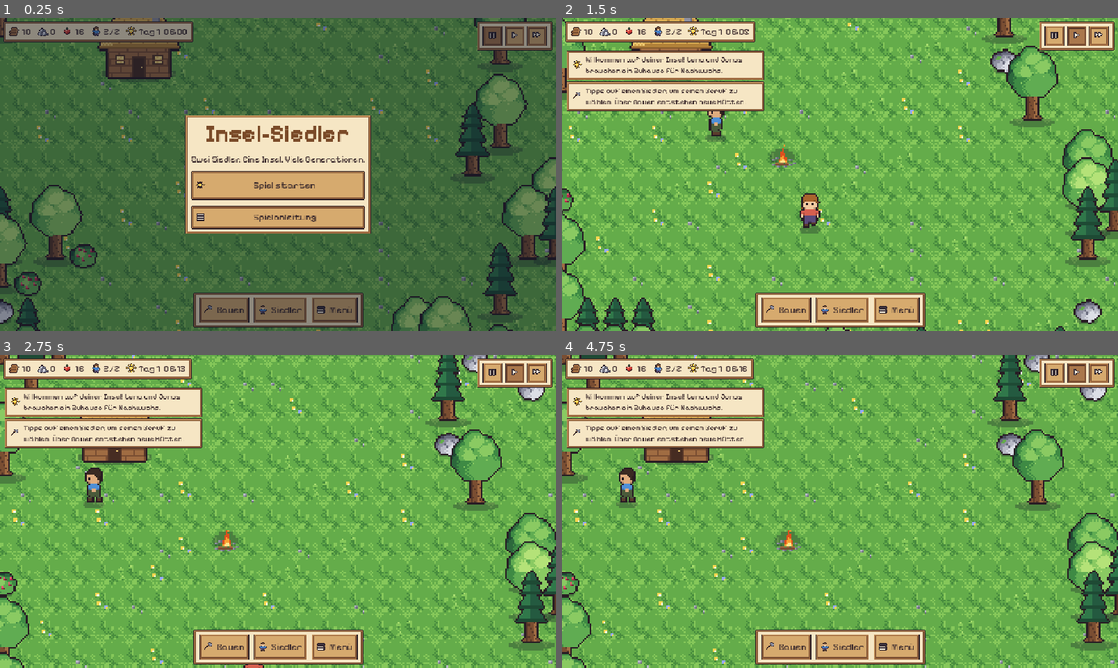
Above: before the commit, frames 1-4 (two rows, left to right).
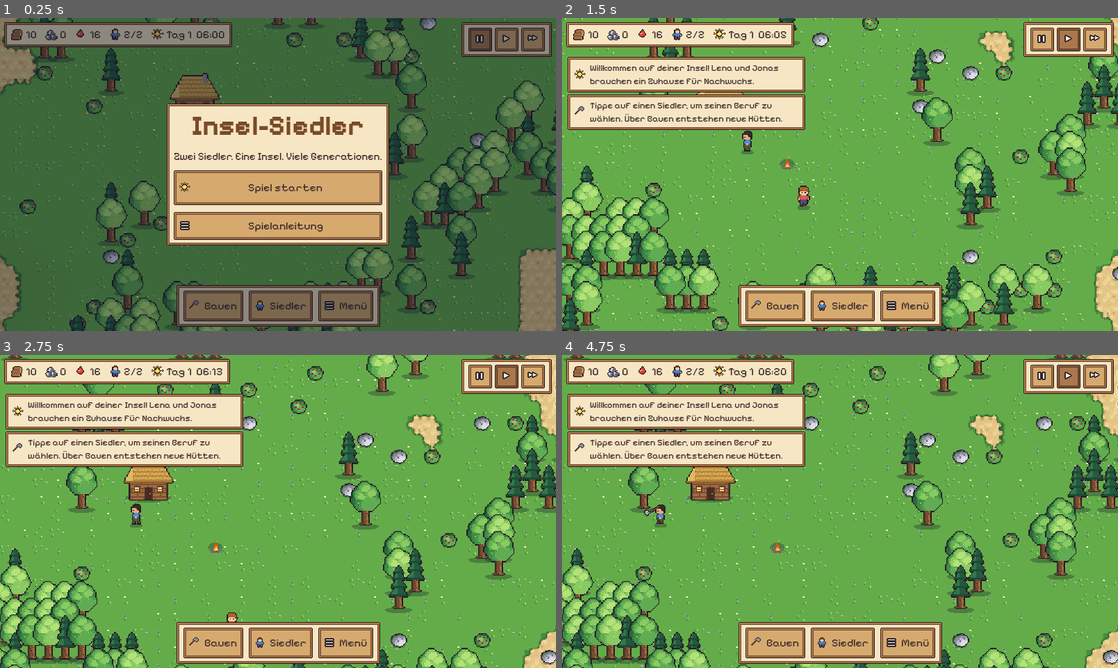
Above: after the commit, the same moments.

Repository: roderichpralle-a11y/New_World
Game: Godot game, scene res://scenes/main.tscn
Same seed, same stepped clock (60 frames per second), same inputs: the game is played once before the commit and once after it.
Inputs (mouse positions are in pixels of both pictures, inside the frame that each line leads up to):
- Up to frame 1 (0.25 s): no input
- Up to frame 2 (1.5 s): click "Spiel starten" at 0.5 s; move the mouse to (962, 158) at 1.27 s; hold D from 1.28 s (still down); click (962, 158) at 1.42 s
- Up to frame 3 (2.75 s): release D at 2 s; drag from (166, 527) to (250, 574) at 2.02 s
- Up to frame 4 (4.75 s): click (1056, 373) at 2.77 s; click (1040, 376) at 3.52 s; click (1079, 373) at 4.27 s

The runs differ from the first frame. In frame 1, 38% of the frame differs, in the area x 0-100%, y 0-100%; in frame 2, 53%; in frame 3, 51%; in frame 4, 51%.

Commit message:
Handy-Oberfläche, Nacht schneller, ruhigere Graskacheln
Co-Authored-By: Claude Opus 5.5 (1M context) <noreply@anthropic.com>
Claude-Session: https://claude.ai/code/session_0185KDJ9VJ211TPHXfBbvXpk

Diff:
--- a/data/balance.json
+++ b/data/balance.json
@@ -1,7 +1,8 @@
 {
   "day_length": 240.0,
-  "night_start": 0.78,
-  "night_end": 0.06,
+  "night_speedup": 2.0,
+  "night_start": 0.84,
+  "night_end": 0.18,
   "hunger_per_day": 60.0,
   "eat_below": 50.0,
   "eat_until": 92.0,
--- a/scripts/autoload/game.gd
+++ b/scripts/autoload/game.gd
@@ -87,7 +87,9 @@
 		return
 	# delta ist bereits mit Engine.time_scale skaliert
 	if speed > 0:
-		time_days += delta / float(Data.bal("day_length"))
+		# Naechte vergehen schneller, damit das Warten nicht langweilt
+		var mult := float(Data.bal("night_speedup", 1.0)) if is_night() else 1.0
+		time_days += delta * mult / float(Data.bal("day_length"))
 		if day() != _last_day:
 			_last_day = day()
 			day_started.emit(_last_day)
--- a/scripts/entities/building.gd
+++ b/scripts/entities/building.gd
@@ -230,7 +230,7 @@
 		var target: float = world.night_factor() if complete else 0.0
 		var flicker := 1.0 + (sin(_anim_t * 13.0) * 0.06 + sin(_anim_t * 7.3) * 0.05 if type == "lagerfeuer" else 0.0)
 		_anim_t += 0.0 if type == "lagerfeuer" else delta
-		_light.energy = target * (1.1 if type == "lagerfeuer" else 0.7) * flicker
+		_light.energy = target * (0.75 if type == "lagerfeuer" else 0.45) * flicker
 		_light.visible = _light.energy > 0.02
 	if is_ground() and complete and farm_state == "growing":
 		if Game.time_days - farm_time >= float(farm_def().grow_days):
--- a/scripts/main.gd
+++ b/scripts/main.gd
@@ -7,6 +7,8 @@
 
 
 func _ready() -> void:
+	get_window().size_changed.connect(_update_ui_scale)
+	_update_ui_scale()
 	camera = GameCamera.new()
 	add_child(camera)
 	camera.make_current()
@@ -96,6 +98,25 @@
 	world.settlers[1].set_job("baumeister")
 
 
+## Kleine Bildschirme (Handy) bekommen eine groessere Oberflaeche:
+## die kurze Bildschirmseite entspricht 400 bis 540 virtuellen Pixeln.
+func _update_ui_scale() -> void:
+	var win := get_window()
+	var px := Vector2(win.size)
+	if px.x < 2 or px.y < 2:
+		return
+	var dpr := DisplayServer.screen_get_scale()
+	if dpr <= 0.0:
+		dpr = 1.0
+	var css := px / dpr
+	var short_css: float = min(css.x, css.y)
+	var virt_short: float = clamp(short_css, 400.0, 540.0)
+	var s: float = min(px.x, px.y) / virt_short
+	var target := Vector2i(roundi(px.x / s), roundi(px.y / s))
+	if win.content_scale_size != target:
+		win.content_scale_size = target
+
+
 func _create_world() -> void:
 	if world:
 		world.queue_free()
--- a/scripts/ui/hud.gd
+++ b/scripts/ui/hud.gd
@@ -290,7 +290,7 @@
 	var v: VBoxContainer = r[1]
 	var scroll := ScrollContainer.new()
 	scroll.horizontal_scroll_mode = ScrollContainer.SCROLL_MODE_DISABLED
-	scroll.custom_minimum_size = Vector2(380, 280)
+	scroll.custom_minimum_size = Vector2(350, 280)
 	v.add_child(scroll)
 	_settler_list = VBoxContainer.new()
 	_settler_list.size_flags_horizontal = Control.SIZE_EXPAND_FILL
@@ -307,7 +307,7 @@
 	for s in list:
 		var b := Button.new()
 		b.focus_mode = Control.FOCUS_NONE
-		b.custom_minimum_size = Vector2(360, 44)
+		b.custom_minimum_size = Vector2(330, 44)
 		var h := HBoxContainer.new()
 		h.mouse_filter = Control.MOUSE_FILTER_IGNORE
 		h.set_anchors_preset(Control.PRESET_FULL_RECT)
@@ -315,10 +315,10 @@
 		h.offset_right = -10
 		b.add_child(h)
 		var name := UiTheme.label("%s (%d)" % [s.display_name, int(s.age)], 15, UiTheme.TEXT, true)
-		name.custom_minimum_size.x = 130
+		name.custom_minimum_size.x = 120
 		h.add_child(name)
 		var job := UiTheme.label(s.job_name() if s.is_adult() else "Kind", 14)
-		job.custom_minimum_size.x = 100
+		job.custom_minimum_size.x = 90
 		h.add_child(job)
 		var hb := UiTheme.bar(Color("#e0a040"), 8)
 		hb.value = s.hunger
@@ -392,7 +392,7 @@
 	var rt := RichTextLabel.new()
 	rt.bbcode_enabled = true
 	rt.text = HELP_TEXT
-	rt.custom_minimum_size = Vector2(420, 300)
+	rt.custom_minimum_size = Vector2(360, 300)
 	rt.scroll_active = true
 	v.add_child(rt)
 
--- a/scripts/world/game_camera.gd
+++ b/scripts/world/game_camera.gd
@@ -20,7 +20,7 @@
 
 
 func _ready() -> void:
-	zoom = Vector2(3, 3)
+	reset_zoom()
 	position_smoothing_enabled = false
 
 
@@ -126,6 +126,13 @@
 	position.y = clamp(position.y, minp.y, max(minp.y, maxp.y)) if maxp.y > minp.y else bounds.get_center().y
 
 
+## Startzoom: etwa 17 Kacheln auf der kurzen Bildschirmseite.
+func reset_zoom() -> void:
+	var vs := get_viewport_rect().size
+	var z: float = clamp(roundf(min(vs.x, vs.y) / (16.0 * 17.0) * 2.0) / 2.0, 1.5, 4.0)
+	zoom = Vector2(z, z)
+
+
 func focus(p: Vector2) -> void:
 	position = p
 	_clamp()
--- a/scripts/world/world.gd
+++ b/scripts/world/world.gd
@@ -185,7 +185,7 @@
 			elif ms > 0:
 				sand.set_cell(Vector2i(x, y), 0, Vector2i(ms, 1))
 			if mg == 15:
-				var v := Vector2i(15, 2) if h < 70 else Vector2i(4 + h % 4, 3)
+				var v := Vector2i(15, 2) if h < 45 else Vector2i(4 + h % 4, 3)
 				grass.set_cell(Vector2i(x, y), 0, v)
 			elif mg > 0:
 				grass.set_cell(Vector2i(x, y), 0, Vector2i(mg, 2))
@@ -672,7 +672,7 @@
 	var t := Game.time_of_day()
 	var day_col := Color(1, 1, 1)
 	var dusk := Color(1.0, 0.82, 0.7)
-	var night := Color(0.38, 0.42, 0.68)
+	var night := Color(0.26, 0.3, 0.52)
 	var c := day_col
 	if nf > 0.0:
 		var is_evening := t > 0.5
Binary file changed: assets/sprites/terrain.png
Not shown, changed: tools/gen_art.py
